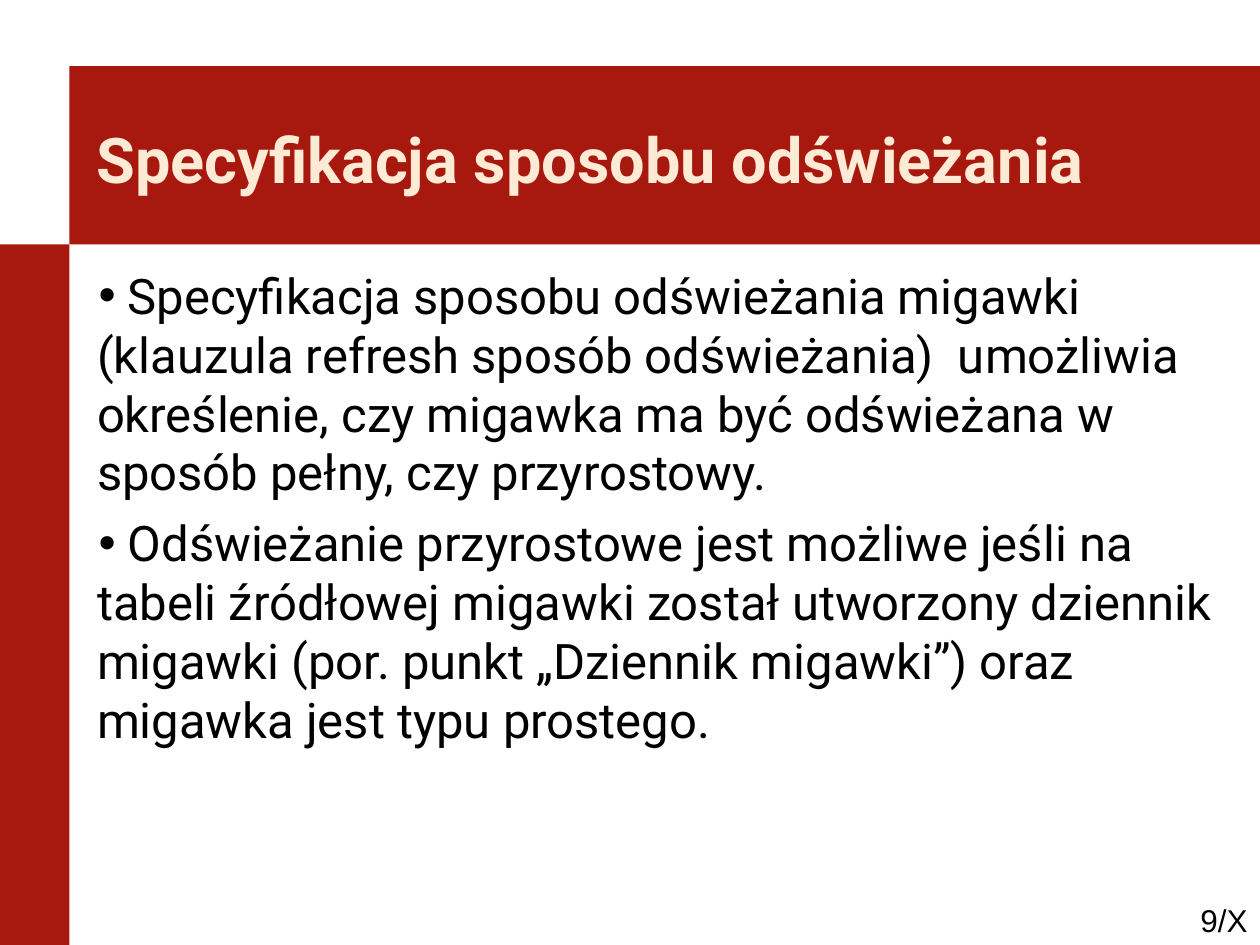
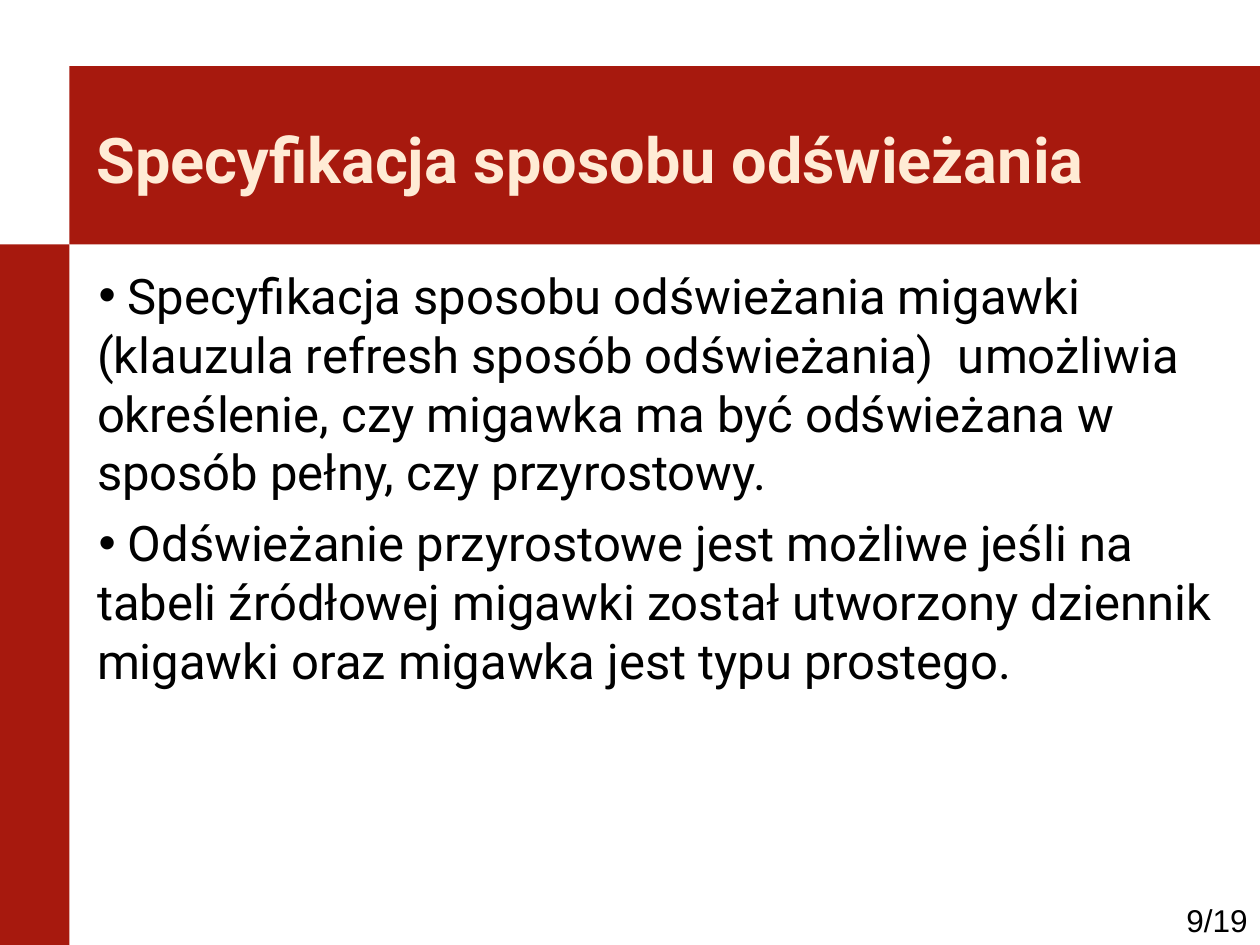
Before and after one commit to kaczanmo/projekt_bd_2013, a slide deck: slide 9 of prezentacja_1/prezentacja_1.ppt. Drawn at 1260x945 pixels with LibreOffice and Linux fonts; fonts in the diff are those of the drawing; background and template pictures are left out. Boxes give left, top, right and bottom in pixels: in the first picture for what was removed or moved away, otherwise in the second. Text is boxed around its words. In the diff, an @@ line names an element or a change of style, - is before the commit and + after.

```diff
--- a/prezentacja_1/prezentacja_1.ppt
+++ b/prezentacja_1/prezentacja_1.ppt
@@ text at <box>97,524,1211,690</box>: text changed @@
-• Odświeżanie przyrostowe jest możliwe jeśli na tabeli źródłowej migawki został utworzony dziennik migawki (por. punkt „Dziennik migawki”) oraz migawka jest typu prostego.
+• Odświeżanie przyrostowe jest możliwe jeśli na tabeli źródłowej migawki został utworzony dziennik migawki oraz migawka jest typu prostego.
@@ page number at <box>1186,909,1247,933</box>: text changed @@
-9/X
+9/19
```
Also in this commit, not shown: 5 other slides changed, 1 other file.
